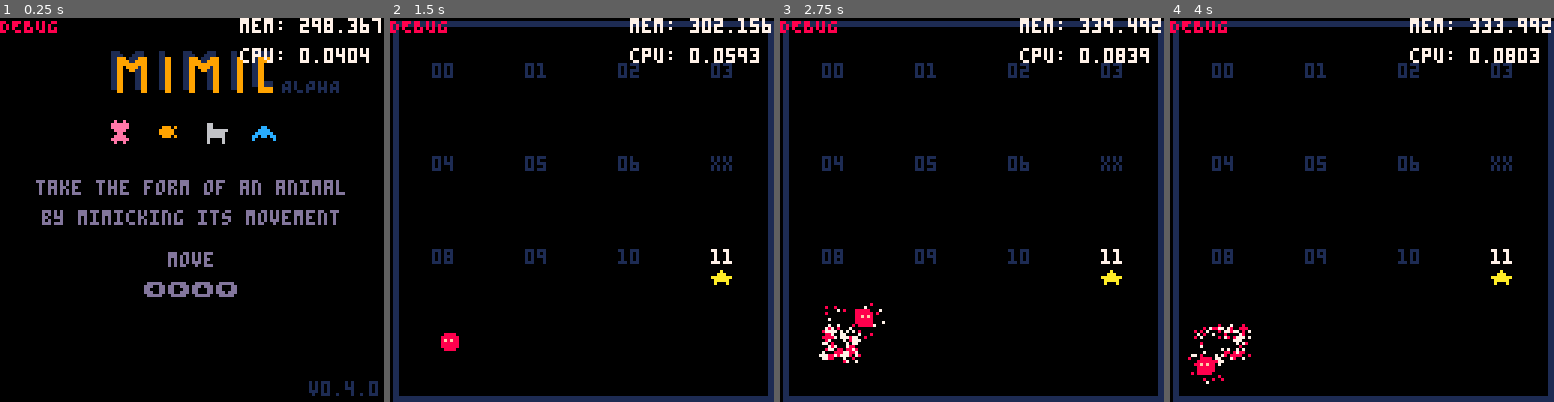
Above: before the commit, frames 1-4 (left to right).
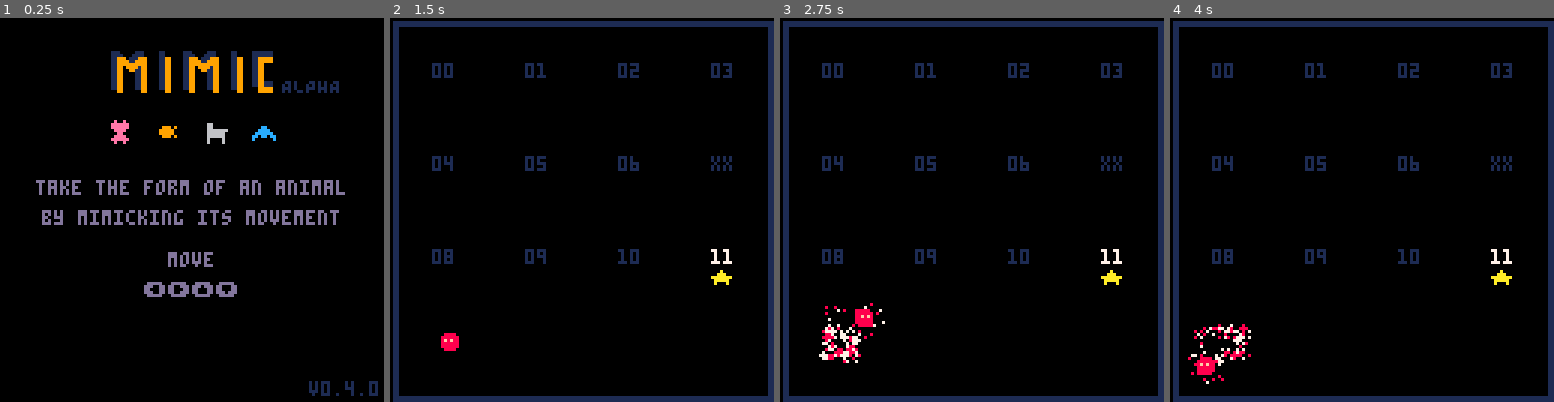
Above: after the commit, the same moments.

Repository: sourencho/mimic
Game: PICO-8 cartridge mimic.p8
Same seed, same stepped clock (60 frames per second), same inputs: the game is played once before the commit and once after it.
Inputs:
- Up to frame 1 (0.25 s): no input
- Up to frame 2 (1.5 s): tap X (X key) at 0.33, 1.07 s; tap O (Z key) at 0.7 s
- Up to frame 3 (2.75 s): hold Right 1.6-2.1 s; tap O (Z key) at 1.7, 2.1, 2.5 s; tap X (X key) at 1.85 s; hold Up 2.15-2.42 s; hold Right from 2.47 s (still down)
- Up to frame 4 (4 s): tap O (Z key) at 2.9, 3.3, 3.7 s; tap X (X key) at 2.97 s; release Right at 3.03 s; hold Left 3.08-3.58 s; hold Down 3.63-3.97 s

The runs differ from the first frame. In frame 1, 1.4% of the frame differs, in the area x 0-100%, y 0-12%; in frame 2, 1.4%; in frame 3, 1.4%; in frame 4, 1.4%.

Commit message:
fiddled with big pattern code then changed it back (mostly)

Diff:
--- a/mimic.p8
+++ b/mimic.p8
@@ -25,9 +25,10 @@
 won_text = "★ you win ★"
 
 level_size = 16
+ACTOR_ID_INDEX = 0
 
 debug_mode = true
-DEBUG_OUT_FILE = nil
+DEBUG_OUT_FILE = "out.txt"
 SHOW_STATS = true
 debug = "DEBUG\n"
 
@@ -342,6 +343,7 @@
                 j = j - 1
         end
     end
+    return a
 end
 
 -- given two adj tiles, return directions from first to second and vice-versa
@@ -390,6 +392,25 @@
     return flat_table_equal(a.comp, b.comp)
 end
 
+-- unique id for actors
+function get_next_actor_id()
+    ACTOR_ID_INDEX += 1
+    return ACTOR_ID_INDEX
+end
+
+-- returns a table of references to actors but sorted by id
+function get_actor_pair_key(a, b)
+    return sort({a,b}, function (x, y) return x.id < y.id end)
+end
+
+function get_last_move(a)
+    if a.is_player then
+        return pl.pattern[pl.t]
+    else
+        return get_pattern_move_offset(a, -1)
+    end
+end
+
 -- == TEXT ==
 
 function hcenter(s)
@@ -404,6 +425,7 @@
 
 function make_actor(x, y, spr_n, pattern, move_abilities, push_abilities, display_name, shape, is_player, spr_2, comp)
     local a={}
+    a.id = get_next_actor_id()
     a.x = x
     a.y = y
     a.dx = 0
@@ -616,7 +638,7 @@
 
 function npc_input()
     for a in all(actors) do
-        if not is_player(a) then
+        if not a.is_player then
             -- apply npc pattern
             if a.dx == 0 and a.dy == 0 then
                 if game.tick % slow_speed == 0 then
@@ -666,7 +688,7 @@
         local new_y = a.y + a.dy
 
         -- push
-        if is_player(a) then
+        if a.is_player then
             for r=0,a.shape[2]-1 do
                 for c=0,a.shape[1]-1 do
                     if can_push(new_x+c, new_y+r, a) and valid_move_static(new_x, new_y, a) then
@@ -679,12 +701,12 @@
 
         -- move
         if can_move(new_x, new_y, a) and not is_paused() then
-            -- fuzz_trail_vfx(a.x, a.y, new_x, new_y, tern(is_player(a), 8, get_spr_col(a.spr)))
+            -- fuzz_trail_vfx(a.x, a.y, new_x, new_y, tern(a.is_player, 8, get_spr_col(a.spr)))
 
             a.x = new_x
             a.y = new_y
 
-            if is_player(a) then
+            if a.is_player then
                 update_player(a)
                 play_player_sfx("move")
                 overlap_effects()
@@ -693,7 +715,7 @@
             end
         else
             -- can't move
-            if is_player(a) then
+            if a.is_player then
                 sfx(0)
             end
         end
@@ -778,9 +800,7 @@
 
 player_spr = {{5, nil}, {nil, nil}}
 
--- player_pattern = {}
--- player_pattern_i = 1
-PLAYER_PATTERN_SIZE = 10 -- must be at least 1 longer than the max npc pattern length
+PLAYER_PATTERN_SIZE = 8 -- must be at least 1 longer than the max npc pattern length and even
 
 player_move_abilities = {ground, win}
 player_push_abilities = {rock_small, tree_small, cloud_small}
@@ -834,10 +854,6 @@
     init_player_big_pattern()
 end
 
-function is_player(a)
-    return a.is_player
-end
-
 function update_player(p)
     -- check player victory
     if on_win(p) then
@@ -851,25 +867,20 @@
         return
     end
 
-    -- p.t += 1
-
-    -- save player pattern    -- if player_pattern_i > player_pattern_size then
-    --     player_pattern_i = 1
-    -- end
-    -- player_pattern_i += 1
-
     p.t = (p.t % #p.pattern) + 1;
     p.pattern[p.t][1] = p.dx;
     p.pattern[p.t][2] = p.dy;
 end
 
 -- == MECHANIC ==
+
+-- BIG PATTERN
 
 function player_big_pattern_mimic()
     for shape_key, actor_to_pat in pairs(player_big_pattern) do
         for a in all(actors) do
             local a_shape_key = 10*a.shape[1] + a.shape[2]
-            if not is_player(a) and a_shape_key == shape_key then
+            if not a.is_player and a_shape_key == shape_key then
                 for pair_actor, big_pattern in pairs(actor_to_pat) do
                     if is_mimic(big_pattern, a.pattern, #pl.pattern, pl.t) then
                         local new_pos = {min(pl.x, pair_actor.x), min(pl.y, pair_actor.y)}
@@ -887,7 +898,7 @@
     -- if the player moved then update its big pattern with all actors
     for a in all(actors) do
         if moved(a) then
-            if is_player(a) then
+            if a.is_player then
                 for _a in all(actors) do
                     _update_player_big_pattern(_a)
                 end
@@ -903,12 +914,10 @@
     -- for each shape and animal set the big pattern move if they are adjacent and their moves match
     -- if their moves dont match then set the pattern move to OTHER
     local shape = form_shape(get_body(pl), get_body(a))
-    if shape != nil then
+    if shape ~= nil then
         local shape_key = 10*shape[1] + shape[2]
-        local pl_move = pl.pattern[pl.t]
-        local a_move = get_pattern_move_offset(a, -1)
         player_big_pattern[shape_key][a][pl.t] = tern(
-            pair_equal(pl_move, a_move), pl_move, OTHER)
+            pair_equal(get_last_move(pl), get_last_move(a)), get_last_move(pl), OTHER)
     end
 end
 
@@ -938,12 +947,12 @@
     end
 end
 
-function init_animal_big_patterns()
+
+function init_big_patterns()
     animal_big_patterns = {}
     for i=1,#actors-1 do
         for j=i+1,#actors do
-            local a1, a2 = actors[i], actors[j]
-            if not is_player(a1) and not is_player(a2) then
+            if not (actors[i].is_player or actors[j].is_player) then
                 animal_big_patterns[{actors[i], actors[j]}] =
                 {
                     [12] = {},
@@ -954,16 +963,17 @@
     end
 end
 
-function update_animal_big_patterns()
-    for animals,shape_keys in pairs(animal_big_patterns) do
-        local a1, a2 = animals[1], animals[2]
-        if moved(a1) or moved(a2) then
-            for shape_key, pat in pairs(shape_keys) do
-                local pair_shape = form_shape(get_body(a1), get_body(a2))
-                local update_index = (a1.t % #a1.pattern) + 1
-                if pair_shape != nil and shape_key == 10*pair_shape[1] + pair_shape[2] and
-                   pair_equal({a1.dx, a1.dy}, {a2.dx, a2.dy}) then
-                    add(animal_big_patterns[animals][shape_key], {a1.dx, a1.dy})
+function update_big_patterns()
+    for animals, shape_key_to_pattern in pairs(animal_big_patterns) do
+        local a, b = animals[1], animals[2]
+        if moved(a) or moved(b) then
+            for shape_key, pattern in pairs(shape_key_to_pattern) do
+                local pair_shape = form_shape(get_body(a), get_body(b))
+                local pair_shape_key = -1
+                if (pair_shape ~= nil) pair_shape_key = 10*pair_shape[1] + pair_shape[2]
+                if shape_key == pair_shape_key and
+                   pair_equal(get_last_move(a), get_last_move(b)) then
+                    add(animal_big_patterns[animals][shape_key], get_last_move(a))
                 else
                     animal_big_patterns[animals][shape_key] = {}
                 end
@@ -977,7 +987,7 @@
     local actors_to_del = {}
     for a in all(actors) do
         local shape_key = 10*a.shape[1] + a.shape[2]
-        if (is_player(a)) goto cont
+        if (a.is_player) goto cont
         if shape_key == 12 or shape_key == 21 then
             for animals,shape_keys in pairs(animal_big_patterns) do
                 local a1, a2 = animals[1], animals[2]
@@ -1041,8 +1051,8 @@
 -- give player ability of animal it mimics
 function mimic()
     animal_mimic()
+    animal_big_mimic()
     player_big_pattern_mimic()
-    animal_big_mimic()
 end
 
 function transform_player(a, new_pos)
@@ -1285,7 +1295,7 @@
     init_tiles(_level)
     init_actors(_level)
     init_player(_level)
-    init_animal_big_patterns()
+    init_big_patterns()
     menuitem(2,"level: ⬅️ "..change_level.." ➡️", menu_choose_level)
 end
 
@@ -1450,7 +1460,7 @@
 -- heart pops up when you meet an animal
 function overlap_effects()
     for a in all(actors) do
-        if (not is_player(a)) and
+        if (not a.is_player) and
            collides(get_body(pl), get_body(a)) then
             local frame_len = #a.pattern - 1
             local end_tick = game.tick + (4 * frame_len)
@@ -1474,7 +1484,7 @@
 function transform_vfx(a, col1, dur, col2)
     -- get tiles
     local tiles
-    if is_player(a) then
+    if a.is_player then
         tiles = get_player_pattern_tile_coords(a)
     else
         tiles = get_pattern_tile_coords(a)
@@ -1653,7 +1663,7 @@
 
 function draw_actor(a)
     -- change colors to be red
-    if is_player(a) then
+    if a.is_player then
         pal({[6]=8, [9]=8, [10]=8, [11]=8, [12]=8, [13]=8, [14]=8})
     end
 
@@ -1680,7 +1690,7 @@
                     spr_n + a.frame,
                     ax,
                     ay,
-                    1, 1, tern(a.shape[1] + a.shape[2] < 3, a.flip_x, false))
+                    1, 1, tern(body_size(a) < 3, a.flip_x, false))
             end
         end
     end
@@ -1770,55 +1780,93 @@
     return nil
 end
 
+-- returns size of body
+function body_size(b)
+    return b.shape[1]+b.shape[2]
+end
+
 -- == DEBUG ==
 
-function draw_debug(file)
-    if file != nil then
-        printh(debug, file, true)
-    else
-        print(debug, 0, 0, 8)
-    end
-    if SHOW_STATS then
-        print("mem: "..stat(0),80,0,7)
-        print("cpu: "..stat(1),80,10,7)
-    end
-end
-
-function debug_log(s)
-    if(s == null) s = "nil"
-    debug = s.."\n"..debug
-end
-
-function debug_log_table(xs)
-    for x in all(xs) do
-        debug ..= x.." "
-    end
-    debug ..="\n"
-end
-
-function debug_log_pair_table(xs)
-    for i = 1,#xs do
-        debug ..= pair_str(xs[i]).."\n"..debug
-    end
-end
-
-function pair_str(p)
-    return (p[1] or "nil").."_"..(p[2] or "nil")
-end
-
-function str_player_big_pattern()
-    local out = ""
-    for ss, as in pairs(player_big_pattern) do
-        for a, pat in pairs(player_big_pattern[ss]) do
-            if a.display_name == "butterfly" then
-                out ..= ss.." "..a.display_name.."\n"
-                for i = 1,#pat do
-                    out ..= pair_str(pat[i]).."\n"
-                end
-            end
-        end
-    end
-    return out
+-- function draw_debug(file)
+--     if file != nil then
+--         printh(debug, file, true)
+--     else
+--         print(debug, 0, 0, 8)
+--     end
+--     if SHOW_STATS then
+--         print("mem: "..stat(0),80,0,7)
+--         print("cpu: "..stat(1),80,10,7)
+--     end
+-- end
+
+-- function debug_log(s)
+--     if(s == null) s = "nil"
+--     debug = s.."\n"..debug
+-- end
+
+-- function debug_log_table(xs)
+--     for x in all(xs) do
+--         debug ..= x.." "
+--     end
+--     debug ..="\n"
+-- end
+
+-- function debug_log_pair_table(xs)
+--     for i = 1,#xs do
+--         debug ..= pair_str(xs[i]).."\n"..debug
+--     end
+-- end
+
+-- function pair_str(p)
+--     return (p[1] or "nil").."_"..(p[2] or "nil")
+-- end
+
+-- function str_player_big_pattern()
+--     local out = ""
+--     for ss, as in pairs(player_big_pattern) do
+--         for a, pat in pairs(player_big_pattern[ss]) do
+--             if a.display_name == "butterfly" then
+--                 out ..= ss.." "..a.display_name.."\n"
+--                 for i = 1,#pat do
+--                     out ..= pair_str(pat[i]).."\n"
+--                 end
+--             end
+--         end
+--     end
+--     return out
+-- end
+
+-- == DEBUG pico-kit ==
+
+debug = {}
+function debug.tstr(t, indent)
+ indent = indent or 0
+ local indentstr = ''
+ for i=0,indent do
+  indentstr = indentstr .. ' '
+ end
+ local str = ''
+ for k, v in pairs(t) do
+  if type(v) == 'table' then
+   str = str .. indentstr .. k .. '\n' .. debug.tstr(v, indent + 1) .. '\n'
+  else
+   str = str .. indentstr .. tostr(k) .. ': ' .. tostr(v) .. '\n'
+  end
+ end
+  str = sub(str, 1, -2)
+ return str
+end
+function debug.print(...)
+ printh("\n", DEBUG_OUT_FILE)
+ for v in all{...} do
+  if type(v) == "table" then
+   printh(debug.tstr(v), DEBUG_OUT_FILE)
+  elseif type(v) == "nil" then
+    printh("nil", DEBUG_OUT_FILE)
+  else
+   printh(v, DEBUG_OUT_FILE)
+  end
+ end
 end
 
 -- == GAME LOOP ==
@@ -1908,7 +1956,7 @@
     if (is_paused()) return
     update_actors()
     update_player_big_pattern()
-    update_animal_big_patterns()
+    update_big_patterns()
     update_particles()
     mimic()
     post_update_actors()
@@ -1922,7 +1970,7 @@
     elseif game.state == "play" then
         draw_play()
     end
-    if (debug_mode) draw_debug(DEBUG_OUT_FILE)
+    -- if (debug_mode) draw_debug(DEBUG_OUT_FILE)
 end
 
 function draw_play()
